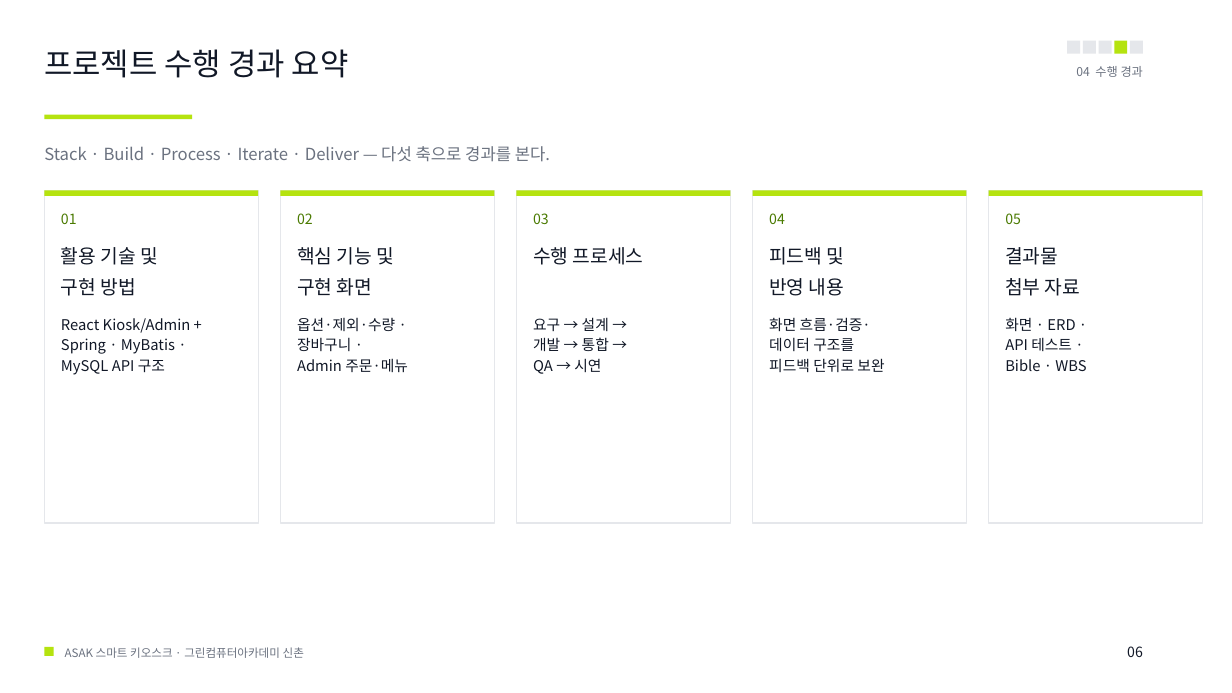
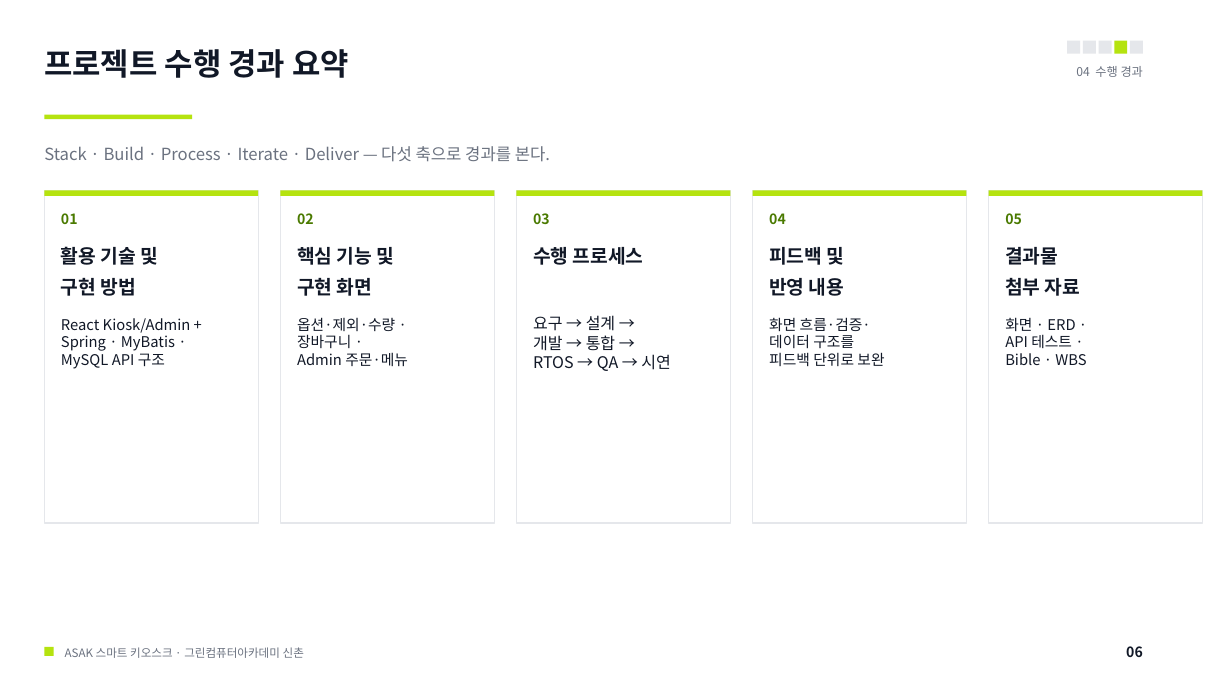
Before and after one commit to hagenie128/ASAK, a slide deck: slide 6 of docs/00_presentation/00_ppt/ASAK_샐러드_스마트키오스크.pptx. Drawn at 1232x693 pixels with LibreOffice and Linux fonts; fonts in the diff are those of the drawing. Boxes give left, top, right and bottom in pixels: in the first picture for what was removed or moved away, otherwise in the second. Text is boxed around its words. In the diff, an @@ line names an element or a change of style, - is before the commit and + after.

Commit message:
docs: 사이드 음료 메뉴 검증 문서와 발표자료 갱신

```diff
--- a/docs/00_presentation/00_ppt/ASAK_샐러드_스마트키오스크.pptx
+++ b/docs/00_presentation/00_ppt/ASAK_샐러드_스마트키오스크.pptx
@@ bold on in 12 elements at [44,49,349,78], [1126,646,1143,657], [61,213,78,224], [61,246,158,296], [297,213,314,224], [297,247,395,296], [533,213,550,224], [533,247,644,265], [769,213,786,224], [769,247,845,296], [1005,213,1022,224], [1005,247,1080,296] @@
@@ text at [533,315,615,351]: size 11.5 to 12.5 pt in "요구 → 설계 →", "개발 → 통합 →"; line spacing 16pt to 1 @@
@@ text at [61,335,175,369]: line spacing 16pt to 1 @@
@@ text at [297,334,408,366]: line spacing 16pt to 1 @@
@@ text at [533,354,670,371]: text changed; size 11.5 to 12.5 pt @@
-QA → 시연
+RTOS → QA → 시연
@@ text at [769,334,884,366]: line spacing 16pt to 1 @@
@@ text at [1005,334,1086,365]: line spacing 16pt to 1 @@
```
Also in this commit, not shown: 20 other slides changed, 1 other file.
